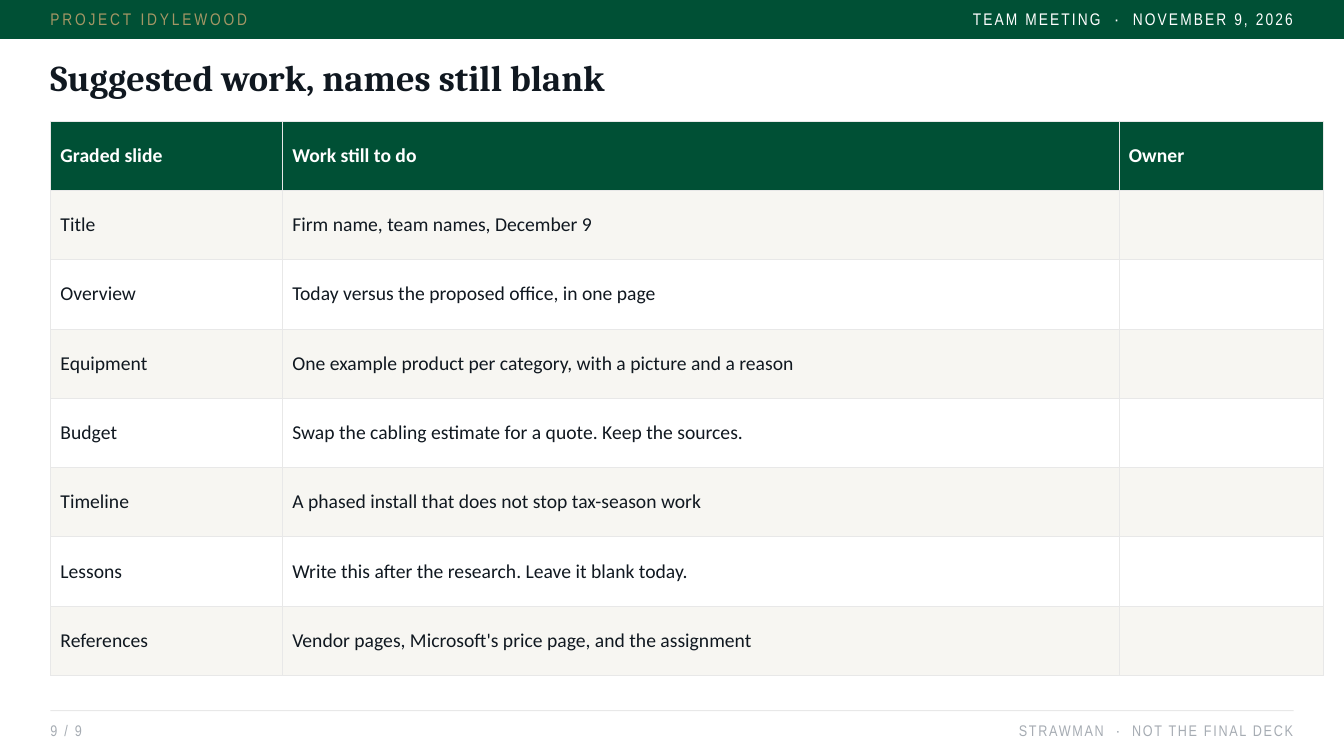
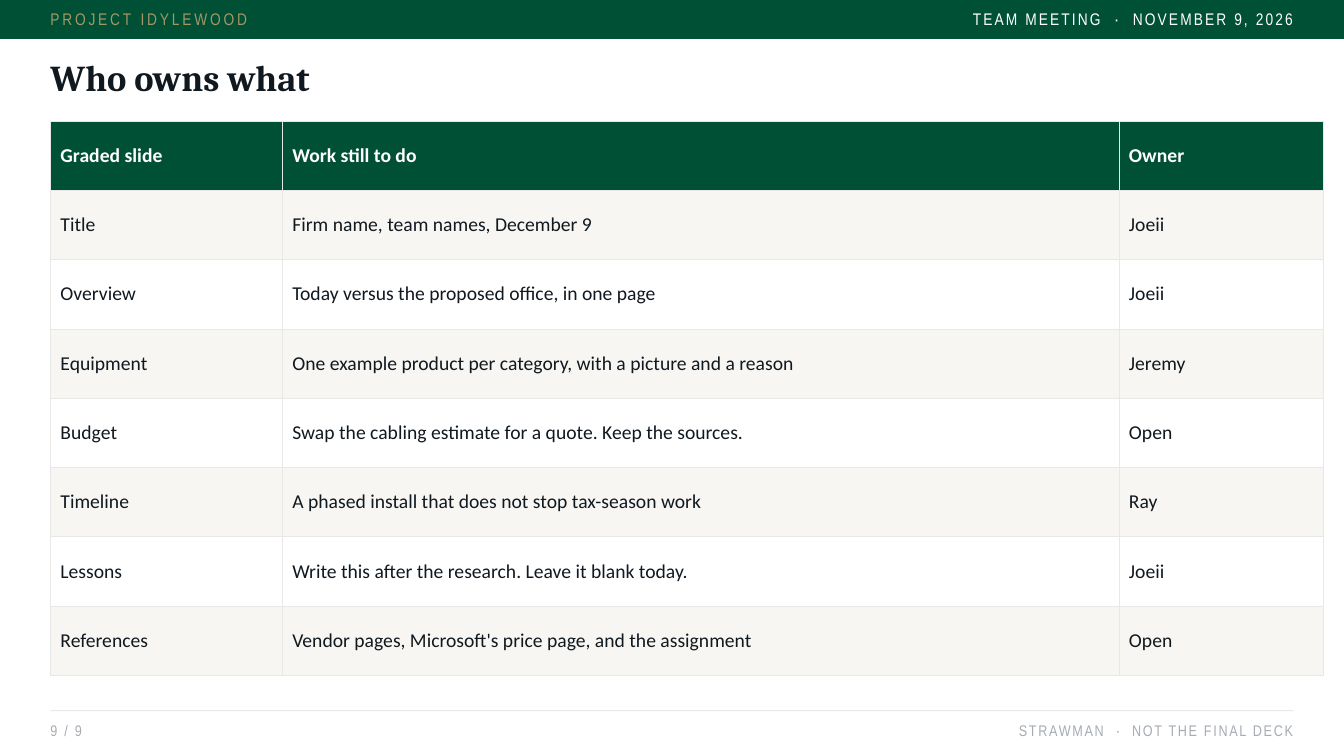
Before and after one commit to jxstjoeii/project-idylewood, a slide deck: slide 9 of slides/Project-Idylewood-Kickoff.pptx. Drawn at 1344x756 pixels with LibreOffice and Linux fonts; fonts in the diff are those of the drawing. Boxes give left, top, right and bottom in pixels: in the first picture for what was removed or moved away, otherwise in the second. Text is boxed around its words. In the diff, an @@ line names an element or a change of style, - is before the commit and + after.

```diff
--- a/slides/Project-Idylewood-Kickoff.pptx
+++ b/slides/Project-Idylewood-Kickoff.pptx
@@ text at (x1=50, y1=65, x2=309, y2=92): text changed @@
-Suggested work, names still blank
+Who owns what
@@ table at (x1=50, y1=121, x2=1324, y2=676) @@
-row 2, column 3: 
+row 2, column 3: Joeii
-row 3, column 3: 
+row 3, column 3: Joeii
-row 4, column 3: 
+row 4, column 3: Jeremy
-row 5, column 3: 
+row 5, column 3: Open
-row 6, column 3: 
+row 6, column 3: Ray
-row 7, column 3: 
+row 7, column 3: Joeii
-row 8, column 3: 
+row 8, column 3: Open
```
Also in this commit, not shown: 4 other files.
